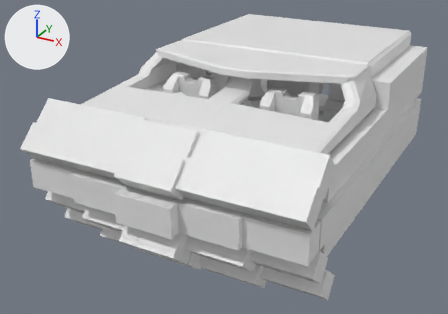
A saved change to the Blender file Assets/BlenderFiles/RobotV1/FrontKabine + FrontHuelle + Mittelkabine + Getriebeeinheit/FrontKabine_FrontHuelle_Mittelkabine_Getriebeeinheit_01.blend.
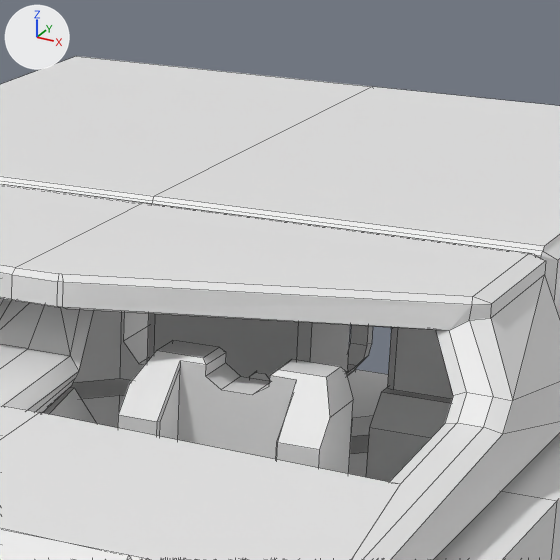
Each version is shown whole from a 50 mm camera at (9.86, -21.43, 14.54) aimed at (-0.81, -2.02, 4.84), then close up on the part from 51% to 83% of the width and 0% to 45% of the height. Lighting does not change. The marker at upper left points along +X, +Y and +Z. The close-ups show mesh edges as thin lines.

The scene before the commit, as lines of its bpy script (objects in view):
```python
ob_cube_002 = bpy.data.objects.new('Cube.002', me_cube_010)
ob_cube_002.location = (0.0, 3.1, 8.6)
ob_cube_002.rotation_euler = (0.0, 3.142, 0.0)  # degrees (0, 180, 0)
ob_cube_002.scale = (4.43, 3.41, 1.23)
ob_cube_003 = bpy.data.objects.new('Cube.003', me_cube_005)
ob_cube_003.location = (0.0, 3.1, 6.1)
ob_cube_003.scale = (4.43, 3.41, 1.23)
ob_cube_004 = bpy.data.objects.new('Cube.004', me_cube_003)
ob_cube_004.location = (0.0, 0.0, 4.0)
ob_cube_004.scale = (4.1, 6.08, 0.76)
ob_sitz_002 = bpy.data.objects.new('Sitz.002', me_cube_009)
ob_sitz_002.location = (0.0, 3.0, 7.0)
ob_sitz_002.rotation_euler = (0.0, 0.0, 3.142)  # degrees (0, 0, 180)
# also in view: 'Cube.036' at (2.0, -6.8, 7.3); 'Sitz' at (2.0, -3.0, 7.0); 'Cube.018' at (4.4, -3.0, 6.6); 'Cube.008' at (0.0, -3.05, 7.93); 'Cube' at (0.0, -3.0, 6.26)
```
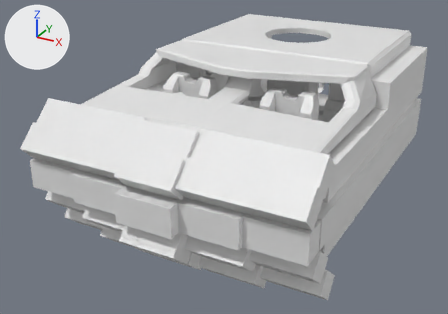
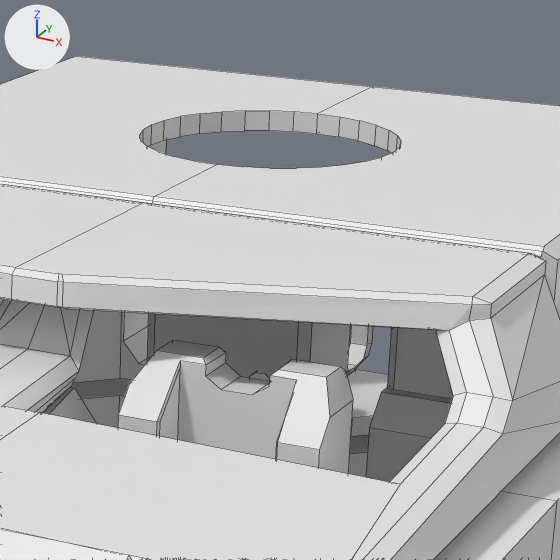
The change, as a diff of the scene's bpy script:
```diff
--- a/Assets/BlenderFiles/RobotV1/FrontKabine + FrontHuelle + Mittelkabine + Getriebeeinheit/FrontKabine_FrontHuelle_Mittelkabine_Getriebeeinheit_01.blend.py
+++ b/Assets/BlenderFiles/RobotV1/FrontKabine + FrontHuelle + Mittelkabine + Getriebeeinheit/FrontKabine_FrontHuelle_Mittelkabine_Getriebeeinheit_01.blend.py
@@ me_cube @@
 # used by ob_cube_014; location = (-2.0, 3.0, 7.0); rotation_euler = (0.0, 0.0, 0.785), in degrees (0, 0, 45); scale = (1.99, 1.99, 2.3)
-me_cube.from_pydata(...)  # 16 vertices, 10 faces; spans x -1.0..1.0, y -1.0..1.0, z -2.13..0.57
+me_cube.from_pydata(...)  # 36 vertices, 30 faces; spans x -2.69..1.63, y -2.69..1.0, z -2.13..0.65
+# me_cube part 1
+# 8 faces are deleted
+# 8 vertices in x -1.0..1.0, y -1.0..1.0, z 0.57 move by (0.0, 0.0, 0.08)
+# 4 vertices are added at (0.61, -1.63, -0.92), (0.61, -1.63, -2.13), (1.63, -0.61, -2.13), (1.63, -0.61, -0.92)
+# 8 new vertices lie (0.0, 0.0, -1.57) away from vertices in x -1.0..1.0, y -1.0..1.0, z 0.57
+# 8 new vertices lie (-1.69, -1.69, 0.0) away from vertices in x -1.0..-0.02, y -1.0..-0.02, z -2.13..-0.92
+# 28 new faces join them
@@ me_cylinder @@
+me_cylinder.from_pydata(...)  # a 32-sided cylinder along z spanning x -1.0..1.0, y -1.0..1.0, z -1.0..1.0
@@ ob_cube_002 @@
 _m = ob_cube_002.modifiers.new('Hops_Mirror', 'MIRROR')
 _m.use_clip = True
+_m = ob_cube_002.modifiers.new('BTool_Cylinder', 'BOOLEAN')
+_m.object = ob_cylinder
@@ ob_cylinder @@
+ob_cylinder = bpy.data.objects.new('Cylinder', me_cylinder)
+ob_cylinder.location = (0.0, 3.0, 9.0)
+ob_cylinder.scale = (1.4, 1.4, 1.4)
+ob_cylinder.visible_camera = False
+ob_cylinder.visible_diffuse = False
+ob_cylinder.visible_glossy = False
+ob_cylinder.visible_transmission = False
+ob_cylinder.hide_render = True
```

Boxes (x1, y1, x2, y2) around the edits, measured in the close-ups (560 x 560 px):
'Cube.002', reshaped, modifiers changed
    both: (0, 56, 560, 309)
'Cube.003', reshaped
    both: (0, 299, 388, 436)
'Cube.004', reshaped
    both: (71, 378, 369, 477)
part 1 of me_cube, built on
    both: (0, 299, 373, 477)
